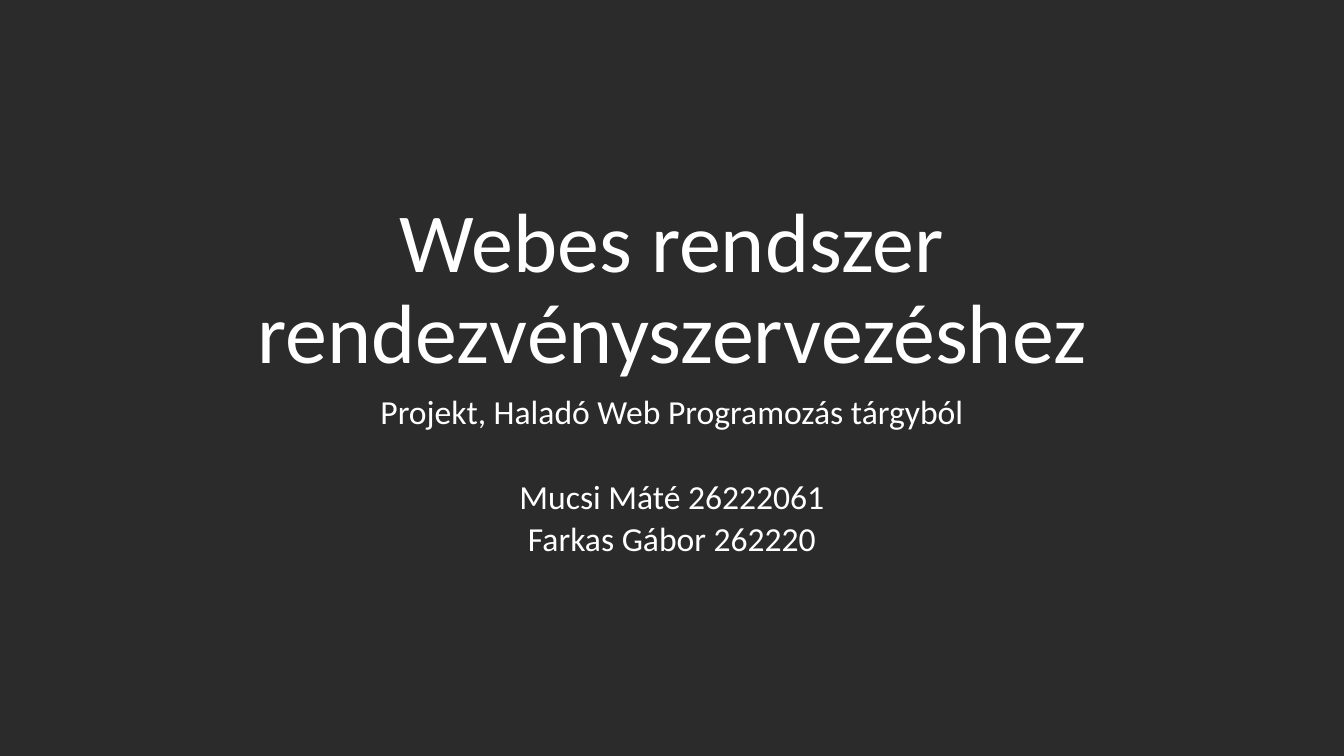
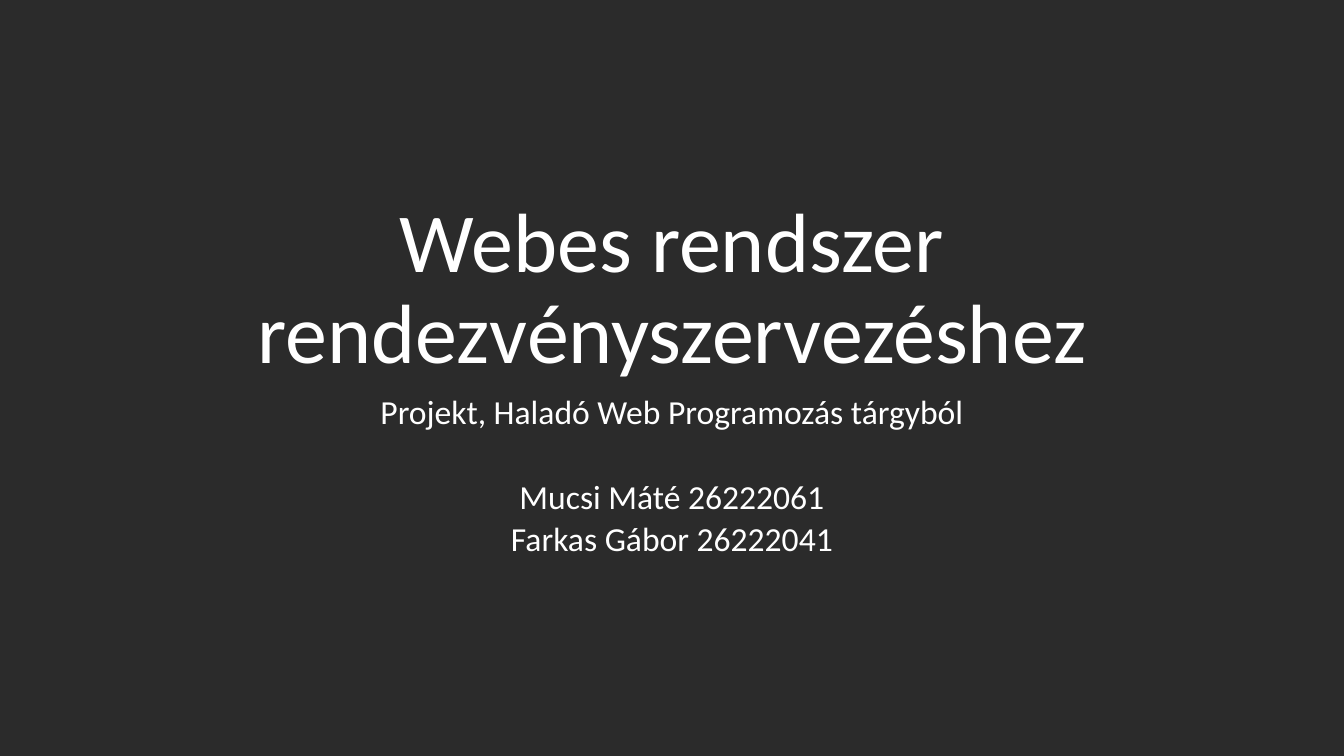
Before and after one commit to MattTheCoder556/HWPProjektMARCELLO, a slide deck: slide 1 of Webes rendszer.pptx. Drawn at 1344x756 pixels with LibreOffice and Linux fonts; fonts in the diff are those of the drawing; background and template pictures are left out; a plain dark background stands for a picture behind light text. Boxes give left, top, right and bottom in pixels: in the first picture for what was removed or moved away, otherwise in the second. Text is boxed around its words. In the diff, an @@ line names an element or a change of style, - is before the commit and + after.

```diff
--- a/Webes rendszer.pptx
+++ b/Webes rendszer.pptx
@@ subtitle at box(511, 527, 833, 552): text changed @@
-Farkas Gábor 262220
+Farkas Gábor 26222041
```
Also in this commit, not shown: 1 other file.
